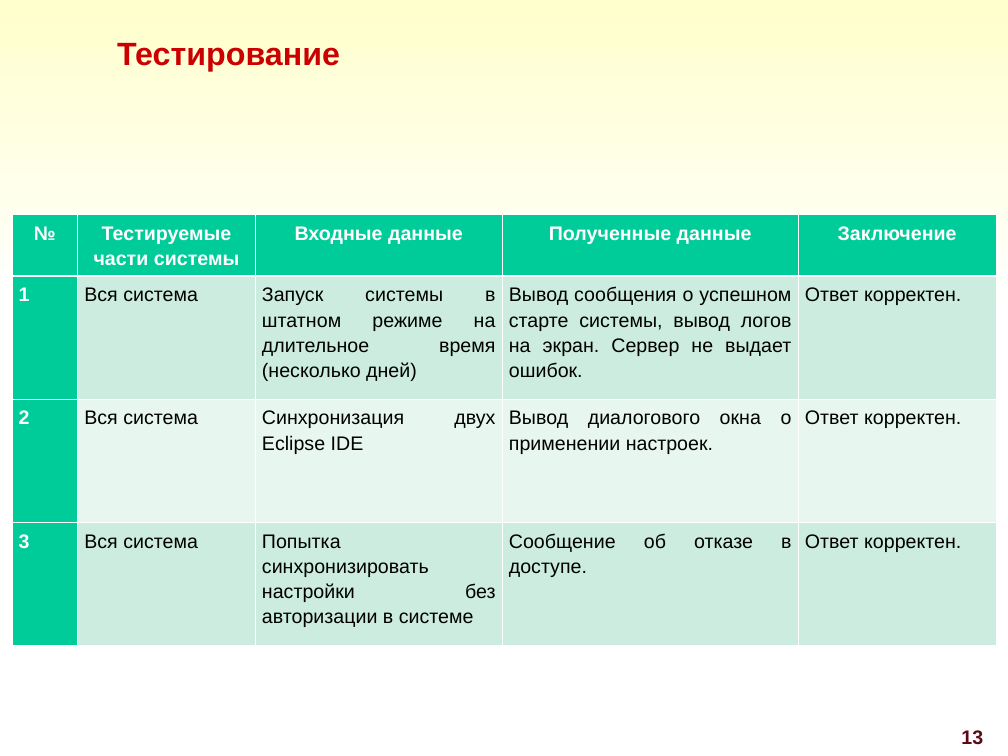
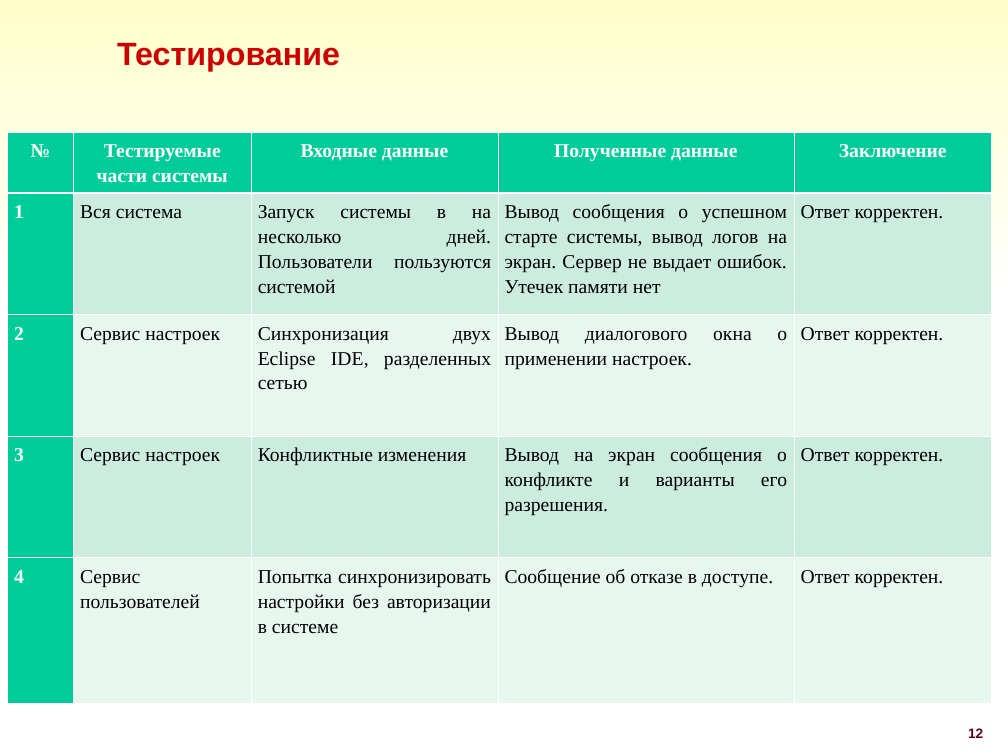
Before and after one commit to DmitryZagr/Diploma, a slide deck: slide 12 of преза/Zagrebaev.PPT (slide 13 before the commit). Drawn at 1008x756 pixels with LibreOffice and Linux fonts; fonts in the diff are those of the drawing; background and template pictures are left out. Boxes give left, top, right and bottom in pixels: in the first picture for what was removed or moved away, otherwise in the second. Text is boxed around its words. In the diff, an @@ line names an element or a change of style, - is before the commit and + after.

```diff
--- a/преза/Zagrebaev.PPT
+++ b/преза/Zagrebaev.PPT
@@ table at [7, 132, 991, 704] @@
-row 2: 1 | Вся система | Запуск системы в штатном режиме на длительное время (несколько дней) | Вывод сообщения о успешном старте системы, вывод логов на экран. Сервер не выдает ошибок. | Ответ корректен.
-row 3: 2 | Вся система | Синхронизация двух Eclipse IDE | Вывод диалогового окна о применении настроек. | Ответ корректен.
-row 4: 3 | Вся система | Попытка синхронизировать настройки без авторизации в системе | Сообщение об отказе в доступе. | Ответ корректен.
+row 2: 1 | Вся система | Запуск системы в на несколько дней. Пользователи пользуются системой | Вывод сообщения о успешном старте системы, вывод логов на экран. Сервер не выдает ошибок. Утечек памяти нет | Ответ корректен.
+row 3: 2 | Сервис настроек | Синхронизация двух Eclipse IDE, разделенных сетью | Вывод диалогового окна о применении настроек. | Ответ корректен.
+row 4: 3 | Сервис настроек | Конфликтные изменения | Вывод на экран сообщения о конфликте и варианты его разрешения. | Ответ корректен.
+row 5: 4 | Сервис пользователей | Попытка синхронизировать настройки без авторизации в системе | Сообщение об отказе в доступе. | Ответ корректен.
@@ table: place and size @@
-table at [12, 215, 996, 645]
+table at [7, 132, 991, 704]
@@ page number at [968, 728, 983, 738]: text changed; size 14 to 9.8 pt @@
-13
+12
```
Also in this commit, not shown: 9 other slides changed, 4 slides added, 5 slides removed, 3 other files.
